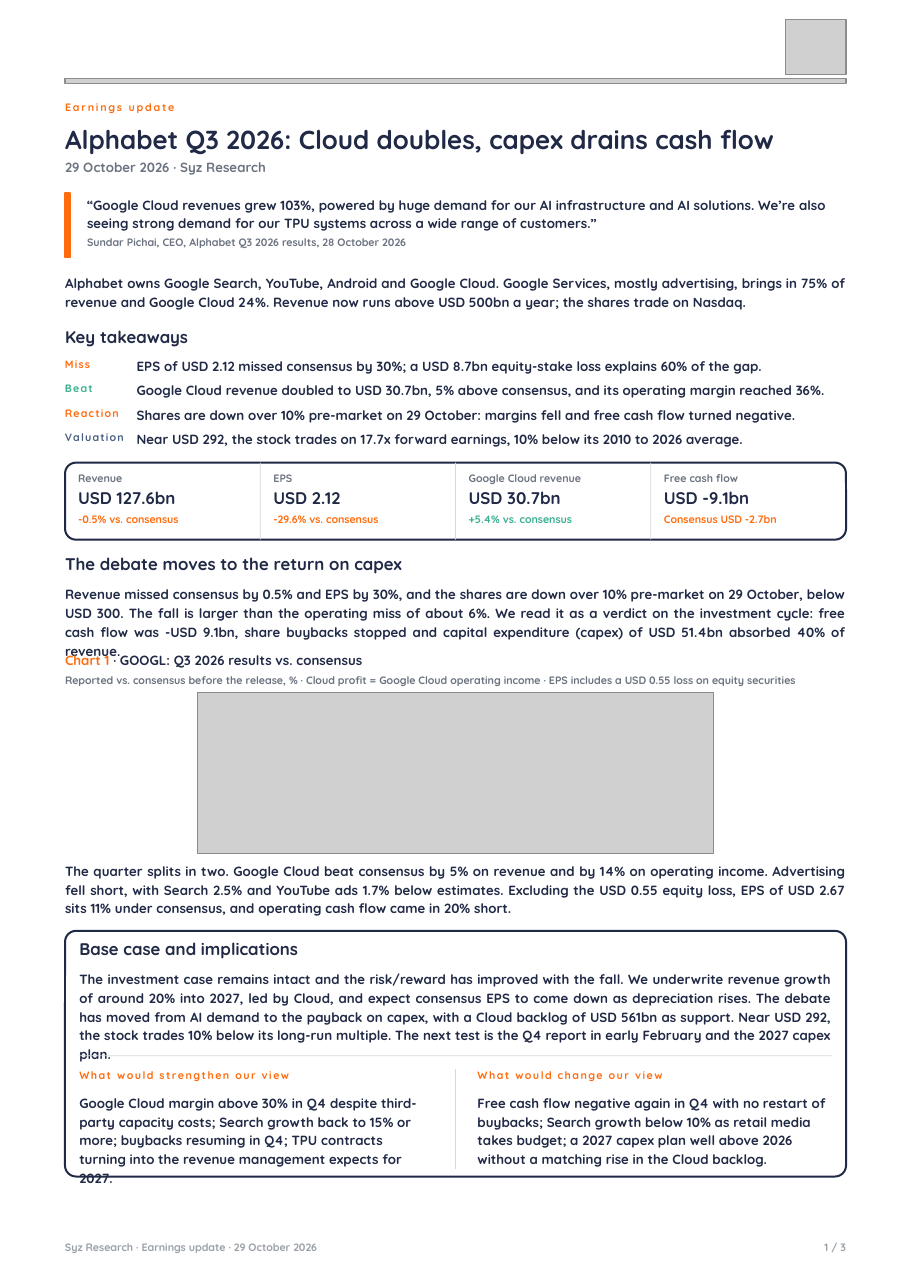
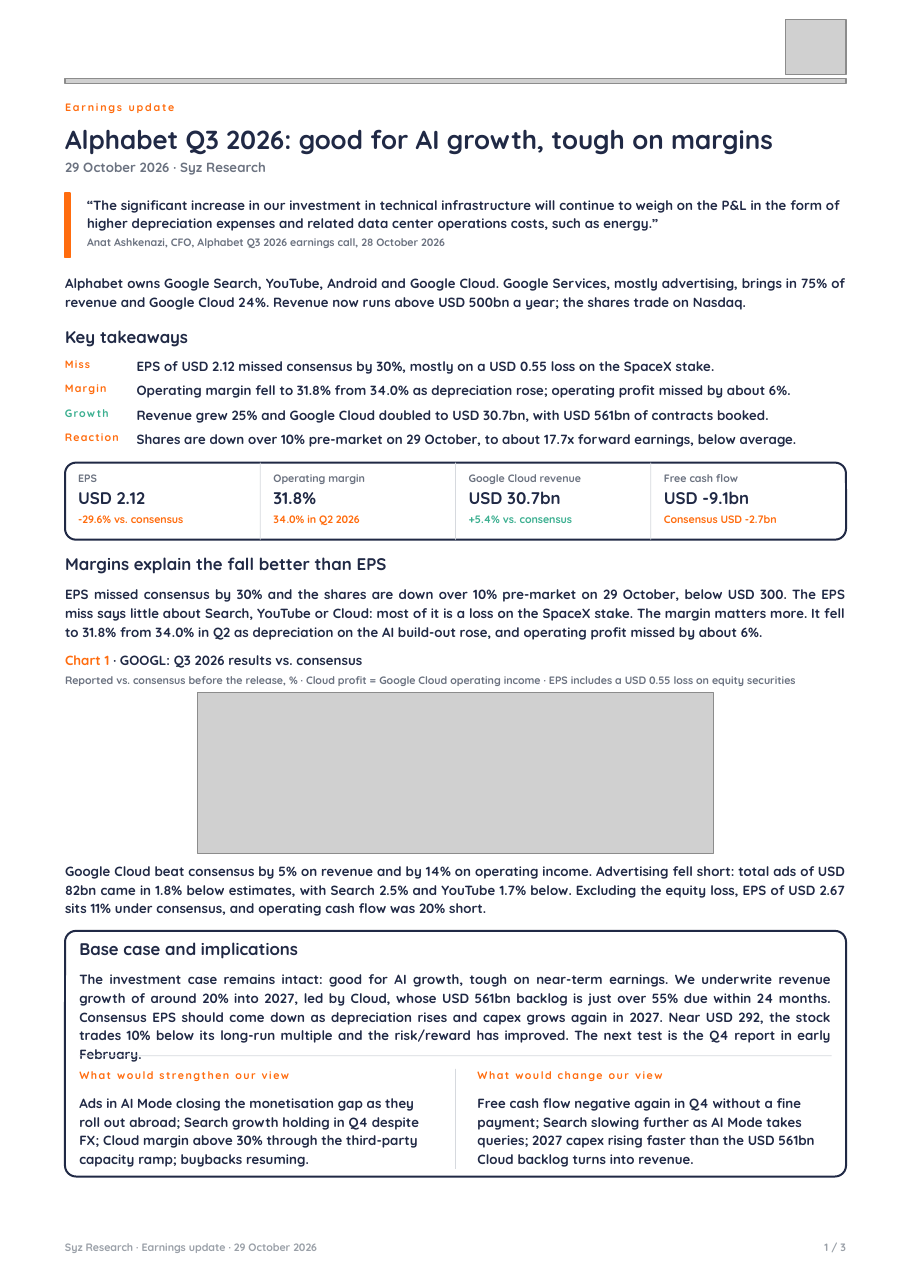
Before and after one commit to jb-db05/syz-earnings, a slide deck: slide 1 of deliverables/GOOGL_Q3_2026/Earnings_Update_GOOGL_Q32026.pptx. Drawn at 911x1288 pixels with LibreOffice and Linux fonts; fonts in the diff are those of the drawing; grey boxes stand for pictures. Boxes give left, top, right and bottom in pixels: in the first picture for what was removed or moved away, otherwise in the second. Text is boxed around its words. In the diff, an @@ line names an element or a change of style, - is before the commit and + after.

```diff
--- a/deliverables/GOOGL_Q3_2026/Earnings_Update_GOOGL_Q32026.pptx
+++ b/deliverables/GOOGL_Q3_2026/Earnings_Update_GOOGL_Q32026.pptx
@@ text at (65, 129, 773, 155): text changed @@
-Alphabet Q3 2026: Cloud doubles, capex drains cash flow
+Alphabet Q3 2026: good for AI growth, tough on margins
@@ text at (87, 200, 840, 231): text changed @@
-“Google Cloud revenues grew 103%, powered by huge demand for our AI infrastructure and AI solutions. We’re also seeing strong demand for our TPU systems across a wide range of customers.”
+“The significant increase in our investment in technical infrastructure will continue to weigh on the P&L in the form of higher depreciation expenses and related data center operations costs, such as energy.”
@@ text at (87, 238, 445, 248): text changed @@
-Sundar Pichai, CEO, Alphabet Q3 2026 results, 28 October 2026
+Anat Ashkenazi, CFO, Alphabet Q3 2026 earnings call, 28 October 2026
@@ text at (65, 384, 93, 392): text changed; text colour #3BAF90 to #FF6C0E @@
-Beat
+Margin
@@ text at (137, 361, 715, 374): text changed @@
-EPS of USD 2.12 missed consensus by 30%; a USD 8.7bn equity-stake loss explains 60% of the gap.
+EPS of USD 2.12 missed consensus by 30%, mostly on a USD 0.55 loss on the SpaceX stake.
@@ text at (137, 385, 791, 398): text changed @@
-Google Cloud revenue doubled to USD 30.7bn, 5% above consensus, and its operating margin reached 36%.
+Operating margin fell to 31.8% from 34.0% as depreciation rose; operating profit missed by about 6%.
@@ text added at (65, 406, 134, 425), 7 pt, text #3BAF90, bold @@
+Growth
@@ text at (137, 410, 769, 423): text changed @@
-Shares are down over 10% pre-market on 29 October: margins fell and free cash flow turned negative.
+Revenue grew 25% and Google Cloud doubled to USD 30.7bn, with USD 561bn of contracts booked.
@@ text "Reaction": place and size @@
-text "Reaction" at (65, 409, 119, 417)
+text "Reaction" at (65, 433, 119, 441)
@@ text removed at (65, 431, 134, 449) @@
-Valuation
@@ text at (137, 434, 797, 447): text changed @@
-Near USD 292, the stock trades on 17.7x forward earnings, 10% below its 2010 to 2026 average.
+Shares are down over 10% pre-market on 29 October, to about 17.7x forward earnings, below average.
@@ text at (78, 474, 97, 482): text changed @@
-Revenue
+EPS
@@ text at (273, 474, 365, 484): text changed @@
-EPS
+Operating margin
@@ text at (78, 492, 145, 504): text changed @@
-USD 127.6bn
+USD 2.12
@@ text at (273, 492, 316, 504): text changed @@
-USD 2.12
+31.8%
@@ text at (78, 515, 184, 523): text changed @@
--0.5% vs. consensus
+-29.6% vs. consensus
@@ text at (273, 515, 360, 525): text changed @@
--29.6% vs. consensus
+34.0% in Q2 2026
@@ text at (65, 557, 387, 574): text changed @@
-The debate moves to the return on capex
+Margins explain the fall better than EPS
@@ text at (65, 589, 845, 640): text changed @@
-Revenue missed consensus by 0.5% and EPS by 30%, and the shares are down over 10% pre-market on 29 October, below USD 300. The fall is larger than the operating miss of about 6%. We read it as a verdict on the investment cycle: free cash flow was -USD 9.1bn, share buybacks stopped and capital expenditure (capex) of USD 51.4bn absorbed 40% of revenue.
+EPS missed consensus by 30% and the shares are down over 10% pre-market on 29 October, below USD 300. The EPS miss says little about Search, YouTube or Cloud: most of it is a loss on the SpaceX stake. The margin matters more. It fell to 31.8% from 34.0% in Q2 as depreciation on the AI build-out rose, and operating profit missed by about 6%.
@@ text at (65, 866, 845, 916): text changed @@
-The quarter splits in two. Google Cloud beat consensus by 5% on revenue and by 14% on operating income. Advertising fell short, with Search 2.5% and YouTube ads 1.7% below estimates. Excluding the USD 0.55 equity loss, EPS of USD 2.67 sits 11% under consensus, and operating cash flow came in 20% short.
+Google Cloud beat consensus by 5% on revenue and by 14% on operating income. Advertising fell short: total ads of USD 82bn came in 1.8% below estimates, with Search 2.5% and YouTube 1.7% below. Excluding the equity loss, EPS of USD 2.67 sits 11% under consensus, and operating cash flow was 20% short.
@@ text at (79, 974, 831, 1043): text changed @@
-The investment case remains intact and the risk/reward has improved with the fall. We underwrite revenue growth of around 20% into 2027, led by Cloud, and expect consensus EPS to come down as depreciation rises. The debate has moved from AI demand to the payback on capex, with a Cloud backlog of USD 561bn as support. Near USD 292, the stock trades 10% below its long-run multiple. The next test is the Q4 report in early February and the 2027 capex plan.
+The investment case remains intact: good for AI growth, tough on near-term earnings. We underwrite revenue growth of around 20% into 2027, led by Cloud, whose USD 561bn backlog is just over 55% due within 24 months. Consensus EPS should come down as depreciation rises and capex grows again in 2027. Near USD 292, the stock trades 10% below its long-run multiple and the risk/reward has improved. The next test is the Q4 report in early February.
@@ text at (79, 1098, 419, 1167): text changed @@
-Google Cloud margin above 30% in Q4 despite third-party capacity costs; Search growth back to 15% or more; buybacks resuming in Q4; TPU contracts turning into the revenue management expects for 2027.
+Ads in AI Mode closing the monetisation gap as they roll out abroad; Search growth holding in Q4 despite FX; Cloud margin above 30% through the third-party capacity ramp; buybacks resuming.
@@ text at (477, 1098, 814, 1167): text changed @@
-Free cash flow negative again in Q4 with no restart of buybacks; Search growth below 10% as retail media takes budget; a 2027 capex plan well above 2026 without a matching rise in the Cloud backlog.
+Free cash flow negative again in Q4 without a fine payment; Search slowing further as AI Mode takes queries; 2027 capex rising faster than the USD 561bn Cloud backlog turns into revenue.
```
Also in this commit, not shown: 2 other slides changed, 5 other files.
